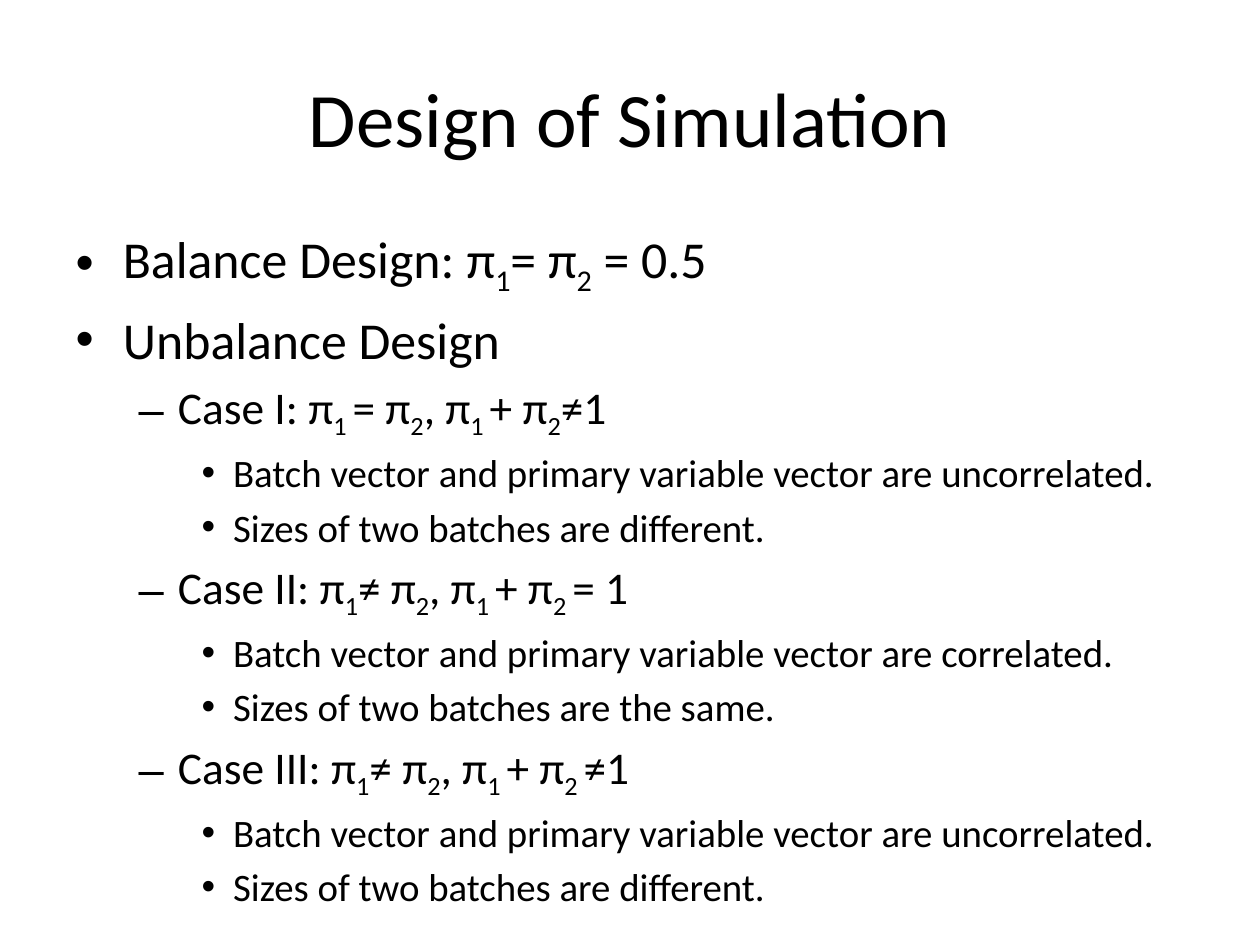
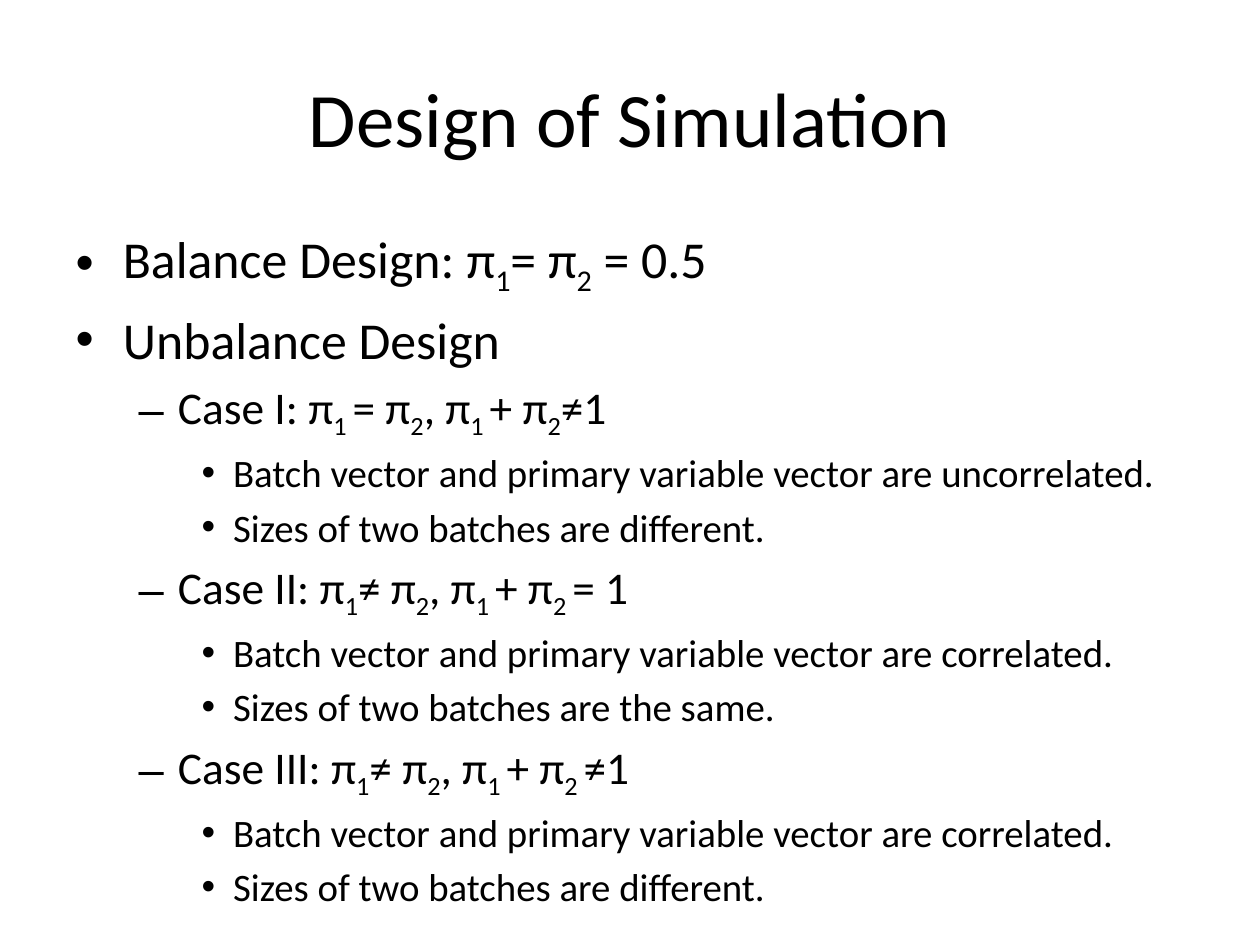
Before and after one commit to MeileiJiang/robust-against-heterogeneity, a slide deck: slide 8 of Surrogate Variable Analysis/notes/Analysis of Angle.pptx. Drawn at 1260x945 pixels with LibreOffice and Linux fonts; fonts in the diff are those of the drawing. Boxes give left, top, right and bottom in pixels: in the first picture for what was removed or moved away, otherwise in the second. Text is boxed around its words. In the diff, an @@ line names an element or a change of style, - is before the commit and + after.

```diff
--- a/Surrogate Variable Analysis/notes/Analysis of Angle.pptx
+++ b/Surrogate Variable Analysis/notes/Analysis of Angle.pptx
@@ text at box(233, 820, 1113, 854): text changed @@
-    • Batch vector and primary variable vector are uncorrelated.
+    • Batch vector and primary variable vector are correlated.
```
Also in this commit, not shown: 3 other slides changed, 3 other files.
